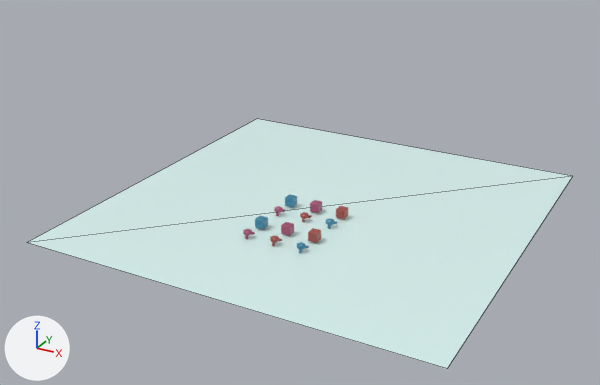
One commit to the glTF model docs/client/models/monkey.glb: the scene before it, then after it.
Both versions are drawn from a camera (50 mm lens) standing at (73.0, -122.6, 72.2) and looking at (-4.1, 17.4, 2.1). The axes (+X, +Y, +Z) are drawn at lower left. The lights are the same throughout. Mesh edges are drawn as thin lines on the coarser meshes. Where no turn or scale is listed for an object, it has been applied to the vertices.
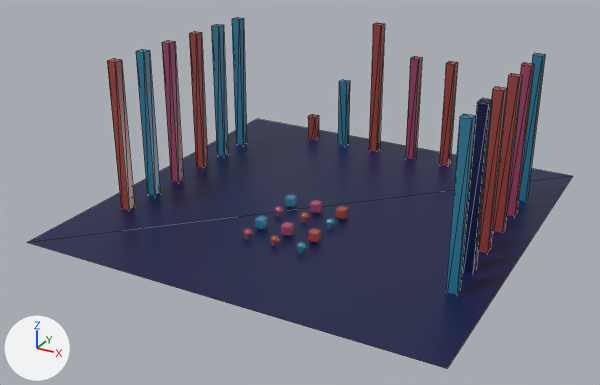
The change, as a list of edits to the scene's bpy script:
```text
Change mat_material_004:
    mat_material_004.base_color: (0.705, 0.911, 0.885) -> (0.00218, 0.00684, 0.0607)  # white #dbf5f2 -> dark blue #071446
    mat_material_004.roughness: 0.242 -> 0.41
Add ob_cube_017:
    ob_cube_017 = bpy.data.objects.new('Cube.017', me_cube_029)  # a box spanning x -1.0..1.0, y -1.0..1.0, z -1.0..1.0; in mat_material_007 (blue #327fa0)
    ob_cube_017.location = (35.8, 44.6, 10.8)
    ob_cube_017.rotation_euler = (0.0, 0.0, 3.142)  # degrees (0, 0, 180)
    ob_cube_017.scale = (-1.0, -1.0, -19.6)
Add ob_cube_016:
    ob_cube_016 = bpy.data.objects.new('Cube.016', me_cube_028)  # a box spanning x -1.0..1.0, y -1.0..1.0, z -1.0..1.0; in mat_material_011 (pink #a04869)
    ob_cube_016.location = (35.8, 36.0, 10.8)
    ob_cube_016.rotation_euler = (0.0, 0.0, 3.142)  # degrees (0, 0, 180)
    ob_cube_016.scale = (-1.0, -1.0, -19.6)
Add ob_cube_015:
    ob_cube_015 = bpy.data.objects.new('Cube.015', me_cube_027)  # a box spanning x -1.0..1.0, y -1.0..1.0, z -1.0..1.0; in mat_material_005 (red #a04842)
    ob_cube_015.location = (35.8, 27.2, 10.8)
    ob_cube_015.rotation_euler = (0.0, 0.0, 3.142)  # degrees (0, 0, 180)
    ob_cube_015.scale = (-1.0, -1.0, -19.6)
Add ob_cube_014:
    ob_cube_014 = bpy.data.objects.new('Cube.014', me_cube_026)  # a box spanning x -1.0..1.0, y -1.0..1.0, z -1.0..1.0; in mat_material_005 (red #a04842)
    ob_cube_014.location = (35.8, 17.4, 10.8)
    ob_cube_014.rotation_euler = (0.0, 0.0, 3.142)  # degrees (0, 0, 180)
    ob_cube_014.scale = (-1.0, -1.0, -19.6)
Add ob_cube_013:
    ob_cube_013 = bpy.data.objects.new('Cube.013', me_cube_025)  # a box spanning x -1.0..1.0, y -1.0..1.0, z -1.0..1.0; in mat_material_004 (dark blue #071446)
    ob_cube_013.location = (35.8, 8.8, 10.8)
    ob_cube_013.rotation_euler = (0.0, 0.0, 3.142)  # degrees (0, 0, 180)
    ob_cube_013.scale = (-1.0, -1.0, -19.6)
Add ob_cube_012:
    ob_cube_012 = bpy.data.objects.new('Cube.012', me_cube_029.copy())
    ob_cube_012.location = (35.8, 0.0, 10.8)
    ob_cube_012.rotation_euler = (0.0, 0.0, 3.142)  # degrees (0, 0, 180)
    ob_cube_012.scale = (-1.0, -1.0, -19.6)
Add ob_cube_011:
    ob_cube_011 = bpy.data.objects.new('Cube.011', me_cube_029.copy())
    ob_cube_011.location = (22.7, 55.9, -3.7)
    ob_cube_011.rotation_euler = (0.0, 0.0, 1.544)  # degrees (0, 0, 88)
    ob_cube_011.scale = (-1.0, -1.0, -19.6)
Add ob_cube_010:
    ob_cube_010 = bpy.data.objects.new('Cube.010', me_cube_022)  # a box spanning x -1.0..1.0, y -1.0..1.0, z -1.0..1.0; in mat_material_005 (red #a04842)
    ob_cube_010.location = (14.1, 56.1, 3.7)
    ob_cube_010.rotation_euler = (0.0, 0.0, 1.544)  # degrees (0, 0, 88)
    ob_cube_010.scale = (-1.0, -1.0, -19.6)
Add ob_cube_009:
    ob_cube_009 = bpy.data.objects.new('Cube.009', me_cube_021)  # a box spanning x -1.0..1.0, y -1.0..1.0, z -1.0..1.0; in mat_material_011 (pink #a04869)
    ob_cube_009.location = (5.3, 56.3, 3.7)
    ob_cube_009.rotation_euler = (0.0, 0.0, 1.544)  # degrees (0, 0, 88)
    ob_cube_009.scale = (-1.0, -1.0, -19.6)
Add ob_cube_008:
    ob_cube_008 = bpy.data.objects.new('Cube.008', me_cube_020)  # a box spanning x -1.0..1.0, y -1.0..1.0, z -1.0..1.0; in mat_material_005 (red #a04842)
    ob_cube_008.location = (-4.5, 56.6, 10.5)
    ob_cube_008.rotation_euler = (0.0, 0.0, 1.544)  # degrees (0, 0, 88)
    ob_cube_008.scale = (-1.0, -1.0, -19.6)
Add ob_cube_007:
    ob_cube_007 = bpy.data.objects.new('Cube.007', me_cube_019)  # a box spanning x -1.0..1.0, y -1.0..1.0, z -12.6..12.6; in mat_material_007 (blue #327fa0)
    ob_cube_007.location = (-13.1, 56.8, 2.5)
Add ob_cube_006:
    ob_cube_006 = bpy.data.objects.new('Cube.006', me_cube_018)  # a box spanning x -1.0..1.0, y -1.0..1.0, z -1.0..1.0; in mat_material_005 (red #a04842)
    ob_cube_006.location = (-21.9, 57.0, -1.8)
    ob_cube_006.rotation_euler = (0.0, 0.0, 1.544)  # degrees (0, 0, 88)
    ob_cube_006.scale = (-1.0, -1.0, -6.4)
Add ob_cube_005:
    ob_cube_005 = bpy.data.objects.new('Cube.005', me_cube_029.copy())
    ob_cube_005.location = (-36.0, 44.6, 10.8)
    ob_cube_005.rotation_euler = (0.0, 0.0, 3.142)  # degrees (0, 0, 180)
    ob_cube_005.scale = (-1.0, -1.0, -19.6)
Add ob_cube_004:
    ob_cube_004 = bpy.data.objects.new('Cube.004', me_cube_029.copy())
    ob_cube_004.location = (-36.0, 36.0, 10.8)
    ob_cube_004.rotation_euler = (0.0, 0.0, 3.142)  # degrees (0, 0, 180)
    ob_cube_004.scale = (-1.0, -1.0, -19.6)
Add ob_cube_003:
    ob_cube_003 = bpy.data.objects.new('Cube.003', me_cube_015)  # a box spanning x -1.0..1.0, y -1.0..1.0, z -1.0..1.0; in mat_material_005 (red #a04842)
    ob_cube_003.location = (-36.0, 27.2, 10.8)
    ob_cube_003.rotation_euler = (0.0, 0.0, 3.142)  # degrees (0, 0, 180)
    ob_cube_003.scale = (-1.0, -1.0, -19.6)
Add ob_cube_002:
    ob_cube_002 = bpy.data.objects.new('Cube.002', me_cube_014)  # a box spanning x -1.0..1.0, y -1.0..1.0, z -1.0..1.0; in mat_material_011 (pink #a04869)
    ob_cube_002.location = (-36.0, 17.4, 10.8)
    ob_cube_002.rotation_euler = (0.0, 0.0, 3.142)  # degrees (0, 0, 180)
    ob_cube_002.scale = (-1.0, -1.0, -19.6)
Add ob_cube_001:
    ob_cube_001 = bpy.data.objects.new('Cube.001', me_cube_029.copy())
    ob_cube_001.location = (-36.0, 8.8, 10.8)
    ob_cube_001.rotation_euler = (0.0, 0.0, 3.142)  # degrees (0, 0, 180)
    ob_cube_001.scale = (-1.0, -1.0, -19.6)
Add ob_cube:
    ob_cube = bpy.data.objects.new('Cube', me_cube_012)  # a box spanning x -1.0..1.0, y -1.0..1.0, z -1.0..1.0; in mat_material_005 (red #a04842)
    ob_cube.location = (-36.0, 0.0, 10.8)
    ob_cube.rotation_euler = (0.0, 0.0, 3.142)  # degrees (0, 0, 180)
    ob_cube.scale = (-1.0, -1.0, -19.6)
```

Boxes (x1, y1, x2, y2) around the edits, measured in the pictures (600 x 385 px):
'Plane', recoloured, surface changed (white to blue): (27, 119, 573, 369) in both
'Cube.012', added (blue): after (446, 114, 476, 295)
'Cube.013', added (blue): after (462, 99, 492, 273)
'Cube.014', added (red): after (478, 86, 507, 253)
'Cube', added: after (107, 59, 135, 210)
'Cube.015', added (red): after (492, 73, 522, 233)
'Cube.001', added (blue): after (136, 49, 160, 195)
'Cube.002', added: after (162, 40, 183, 182)
'Cube.003', added: after (189, 31, 208, 167)
'Cube.016', added: after (507, 63, 534, 216)
'Cube.004', added (blue): after (211, 24, 228, 156)
'Cube.005', added (blue): after (232, 17, 247, 145)
'Cube.017', added (blue): after (519, 53, 545, 201)
'Cube.008', added (red): after (369, 23, 385, 152)
'Cube.010', added (red): after (439, 61, 458, 166)
'Cube.009', added: after (405, 56, 422, 159)
'Cube.007', added (blue): after (338, 80, 350, 145)
'Cube.006', added: after (308, 114, 319, 139)
'Cube.011', added: after (482, 98, 492, 101)
